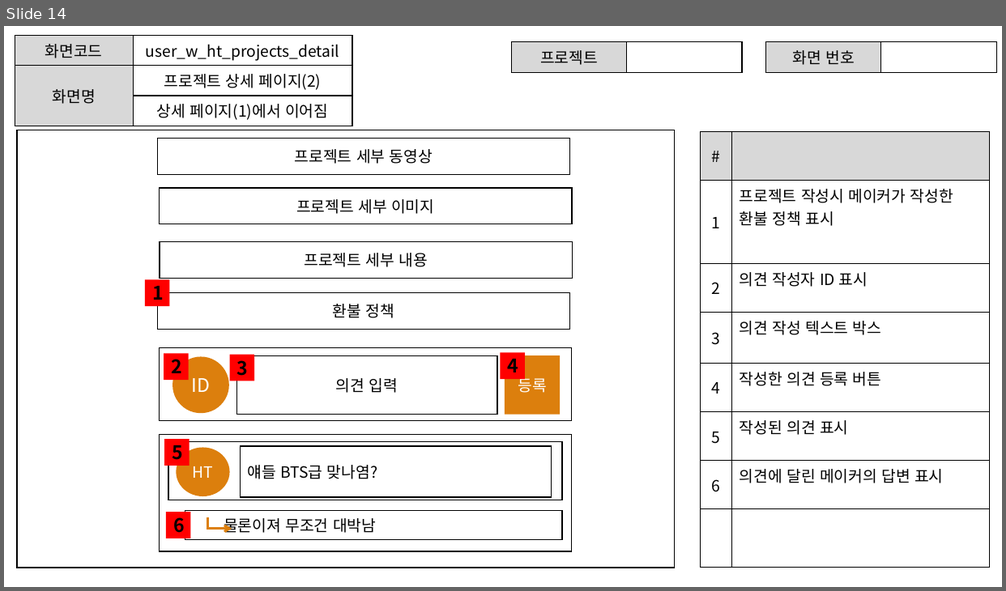
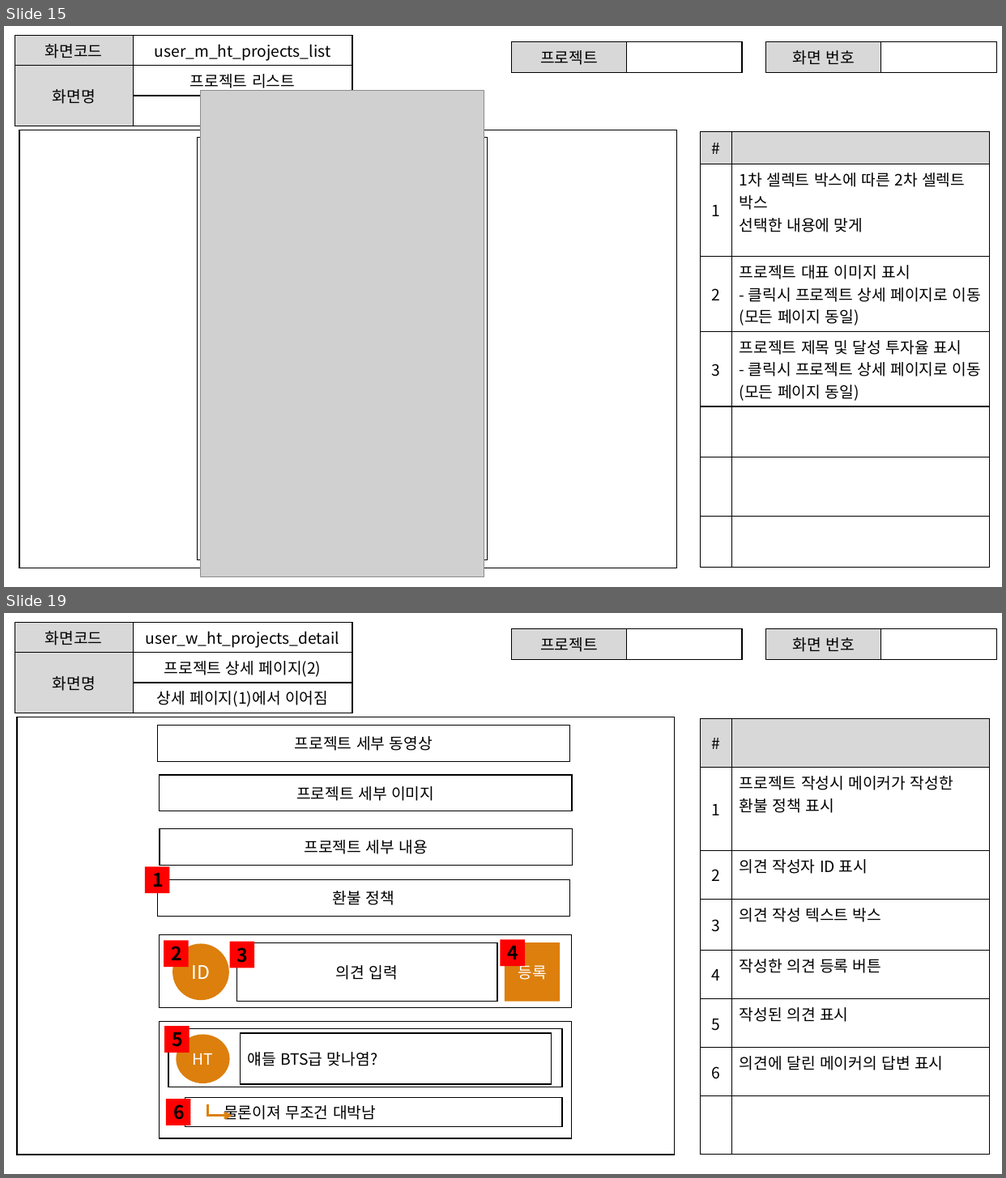
Before and after one commit to ezenteam2/EzenCrowdFunding, a slide deck: project03 화면설계서/project03 - 화면 설계서 - 현태.pptx. Shown one above the other, each under a label of ours: slide 14 before the commit, slides 15 and 19 after it; the slides between them are not shown. The pictures are 1006x591 and 1006x1178 pixels, drawn with LibreOffice and Linux fonts; fonts in the diff are those of the drawing; grey boxes stand for pictures. Boxes give left, top, right and bottom in pixels: in the first picture for what was removed or moved away, otherwise in the second. Text is boxed around its words. In the diff, an @@ line names an element or a change of style, - is before the commit and + after.

```diff
--- a/project03 화면설계서/project03 - 화면 설계서 - 현태.pptx
+++ b/project03 화면설계서/project03 - 화면 설계서 - 현태.pptx
@@ slide 15 added at (4, 26, 1002, 587), background #FFFFFF @@
@@ table added at (15, 36, 352, 114), 3 rows, 2 columns @@
+화면코드 | user_m_ht_projects_list
+화면명 | 프로젝트 리스트
+ | 
@@ table added at (512, 42, 742, 69), 1 rows, 2 columns @@
+프로젝트 | 
@@ table added at (766, 42, 997, 69), 1 rows, 2 columns @@
+화면 번호 | 
@@ picture added at (201, 90, 484, 577) @@
@@ rectangle added at (19, 130, 677, 568), outline #000000 1 pt @@
@@ rectangle added at (197, 138, 488, 561), outline #000000 1 pt @@
@@ table added at (701, 131, 990, 571), 7 rows, 2 columns @@
+# | 
+1 | 1차 셀렉트 박스에 따른 2차 셀렉트 박스 / 선택한 내용에 맞게
+2 | 프로젝트 대표 이미지 표시 / - 클릭시 프로젝트 상세 페이지로 이동 (모든 페이지 동일)
+3 | 프로젝트 제목 및 달성 투자율 표시 / - 클릭시 프로젝트 상세 페이지로 이동 (모든 페이지 동일)
+ | 
+ | 
+ | 
@@ what was slide 14 is now slide 19 @@
```
Also in this commit, not shown: 1 slide changed, 14 other slides added, 8 slides removed, 34 other files.
